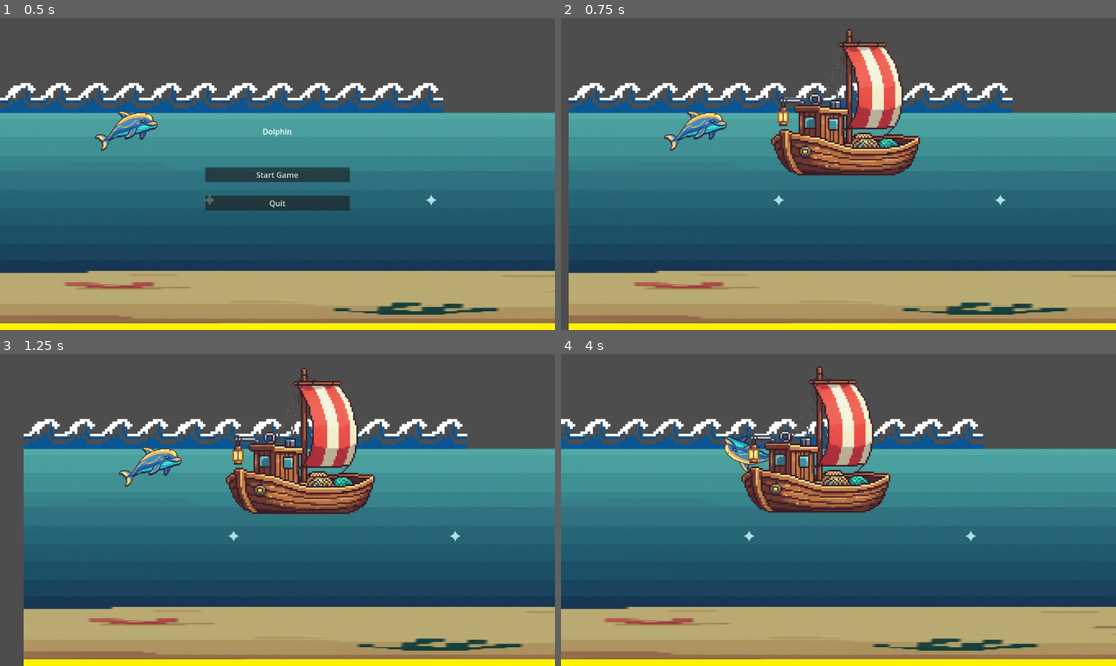
Above: before the commit, frames 1-4 (two rows, left to right).
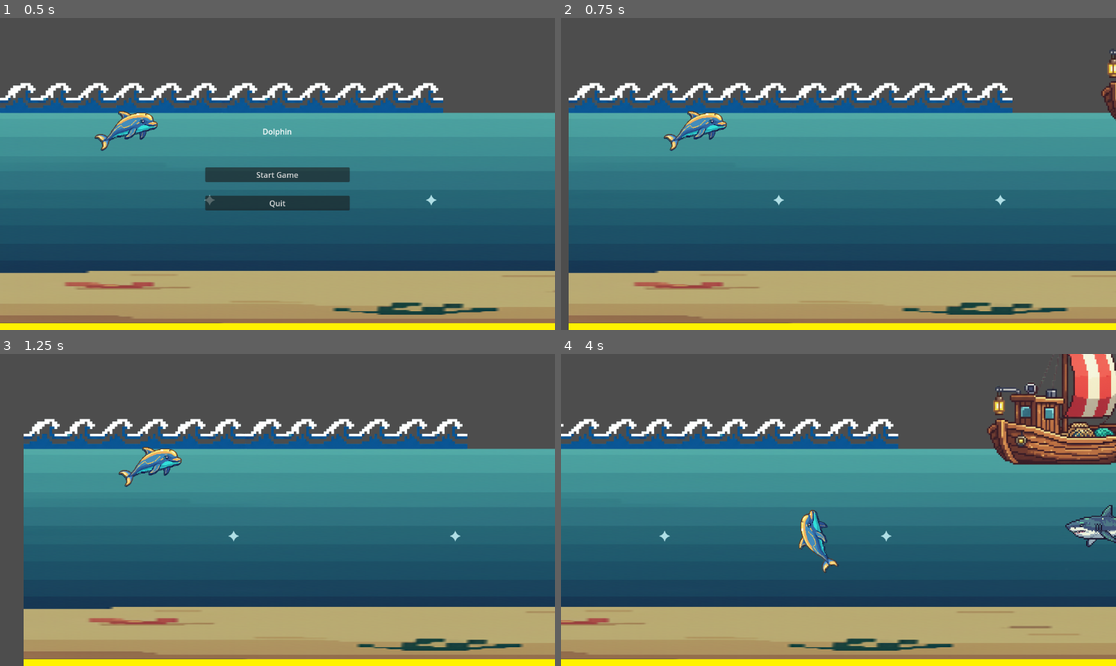
Above: after the commit, the same moments.

Repository: sandritalb/dolphin_ai
Game: Godot game, scene res://scenes/main.tscn
Two runs of this game, one before a commit and one after it. Both use one fixed random seed, a clock stepped at 60 frames per second and the inputs below.
Inputs:
- Up to frame 1 (0.5 s): no input
- Up to frame 2 (0.75 s): click "Start Game" at 0.5 s
- Up to frame 3 (1.25 s): no input
- Up to frame 4 (4 s): tap Enter (ui_accept) at 1.25, 1.52, 2.27, 3.77 s; hold Right (ui_right) 1.28-2.03 s; hold Down (ui_down) 2.03-2.78 s; hold Right (ui_right) 2.78-3.53 s; hold Up (ui_up) from 3.53 s (still down)

Frame 1 is identical in both runs. In frame 2, 7.2% of the frame differs, in the area x 37-100%, y 3-51%; in frame 3, 6.9%; in frame 4, 20%, in the area x 0-100%, y 0-98%.

Commit message:
feat: Reset boat bobbing base position and log spawn details

Diff:
--- a/scripts/obstacle_generator.gd
+++ b/scripts/obstacle_generator.gd
@@ -173,6 +173,9 @@
 	# Position boat ahead of player at water level
 	var spawn_x = player.position.x + spawn_distance_ahead + randf_range(-spawn_width / 2.0, spawn_width / 2.0)
 	boat.position = Vector2(spawn_x, WATER_LEVEL)
+	boat.base_position = boat.position  # Reset bobbing base position
+	print("⛵ Boat spawned at position: ", boat.position)
+	print("Player position: ", player.position)
 
 
 # ============================================================================
